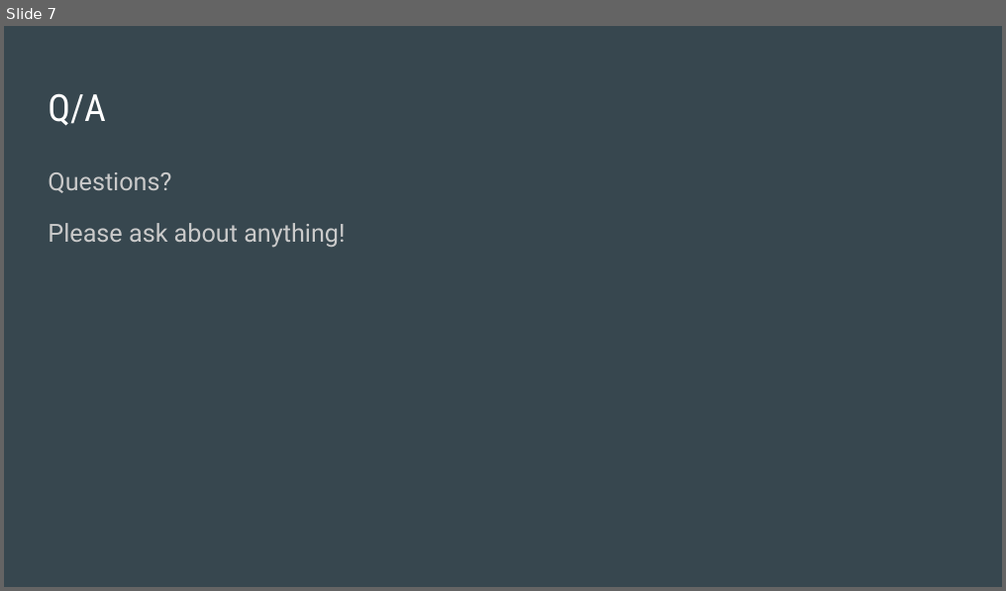
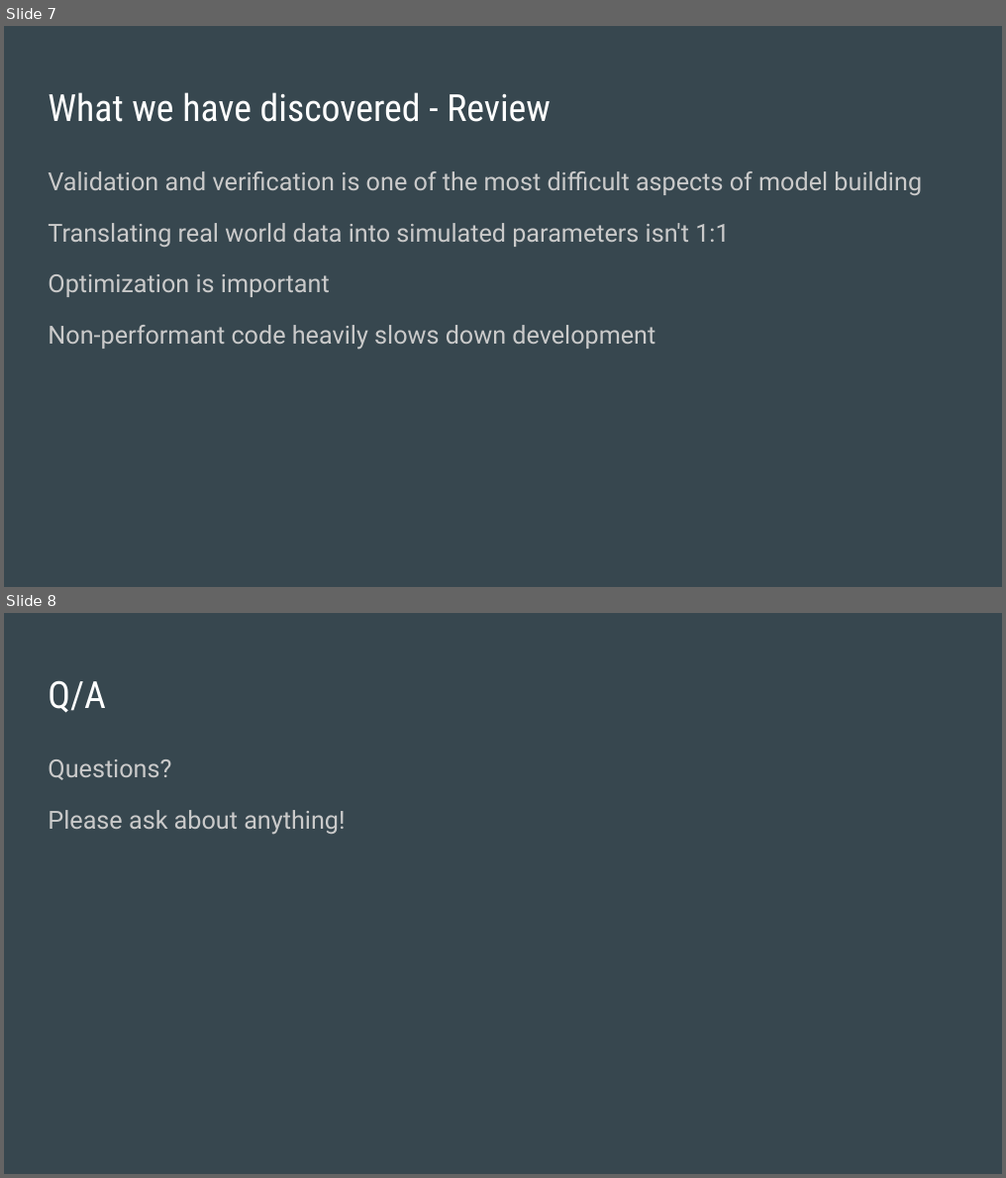
Before and after one commit to IProxyPI/PlagueSim, a slide deck: CSS 458 Epidemic Simulator Presentation.pptx. Shown one above the other, each under a label of ours: slide 7 before the commit, slides 7 and 8 after it. The pictures are 1006x591 and 1006x1178 pixels, drawn with LibreOffice and Linux fonts; fonts in the diff are those of the drawing. Boxes give left, top, right and bottom in pixels: in the first picture for what was removed or moved away, otherwise in the second. Text is boxed around its words. In the diff, an @@ line names an element or a change of style, - is before the commit and + after.

```diff
--- a/CSS 458 Epidemic Simulator Presentation.pptx
+++ b/CSS 458 Epidemic Simulator Presentation.pptx
@@ slide 7 added at box(4, 26, 1002, 587), background #37474F @@
@@ title added at box(48, 92, 550, 122), 27 pt, text #FFFFFF @@
+What we have discovered - Review
@@ text added at box(48, 172, 922, 350), 18 pt, text #CACACA @@
+Validation and verification is one of the most difficult aspects of model building
+Translating real world data into simulated parameters isn't 1:1
+Optimization is important
+Non-performant code heavily slows down development
@@ what was slide 7 is now slide 8 @@
```
Also in this commit, not shown: 2 slides changed, 2 other files.
